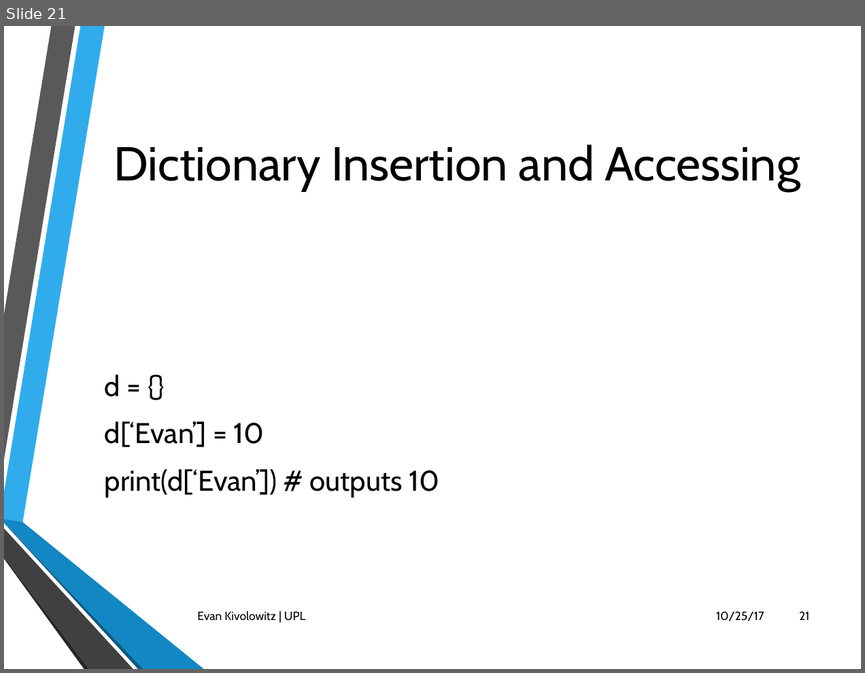
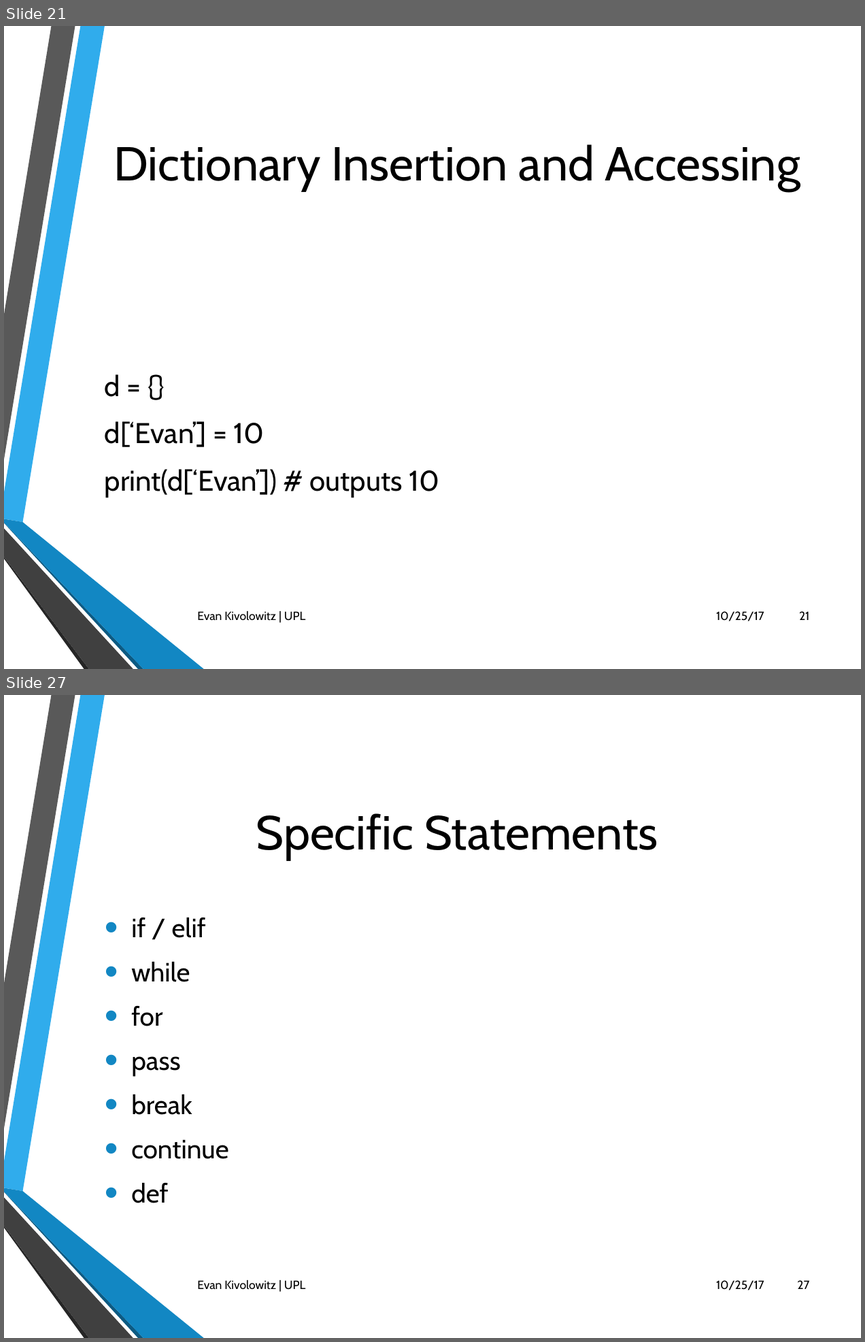
Before and after one commit to ekivolowitz/PythonTalk, a slide deck: Python.pptx. Shown one above the other, each under a label of ours: slide 21 before the commit, slides 21 and 27 after it; the slides between them are not shown. The pictures are 865x673 and 865x1342 pixels, drawn with LibreOffice and Linux fonts; fonts in the diff are those of the drawing; background and template pictures are left out. Boxes give left, top, right and bottom in pixels: in the first picture for what was removed or moved away, otherwise in the second. Text is boxed around its words. In the diff, an @@ line names an element or a change of style, - is before the commit and + after.

```diff
--- a/Python.pptx
+++ b/Python.pptx
@@ slide 27 added at [4, 695, 861, 1338], background picture (left out); not listed: 6 template elements that a slide beside it also shows @@
@@ title added at [256, 813, 658, 860], 40 pt, text #000000 @@
+Specific Statements
@@ text added at [131, 917, 228, 1203], 22.2 pt, text #000000 @@
+• if / elif
+• while
+• for
+• pass
+• break
+• continue
+• def
@@ text added at [197, 1280, 305, 1289], 10 pt, text #000000 @@
+Evan Kivolowitz | UPL
@@ text added at [716, 1280, 764, 1290], 10 pt, text #000000 @@
+10/25/17
@@ page number added at [797, 1280, 809, 1289], 10 pt, text #000000 @@
+27
```
Also in this commit, not shown: 3 slides changed, 7 other slides added, 14 other files.
